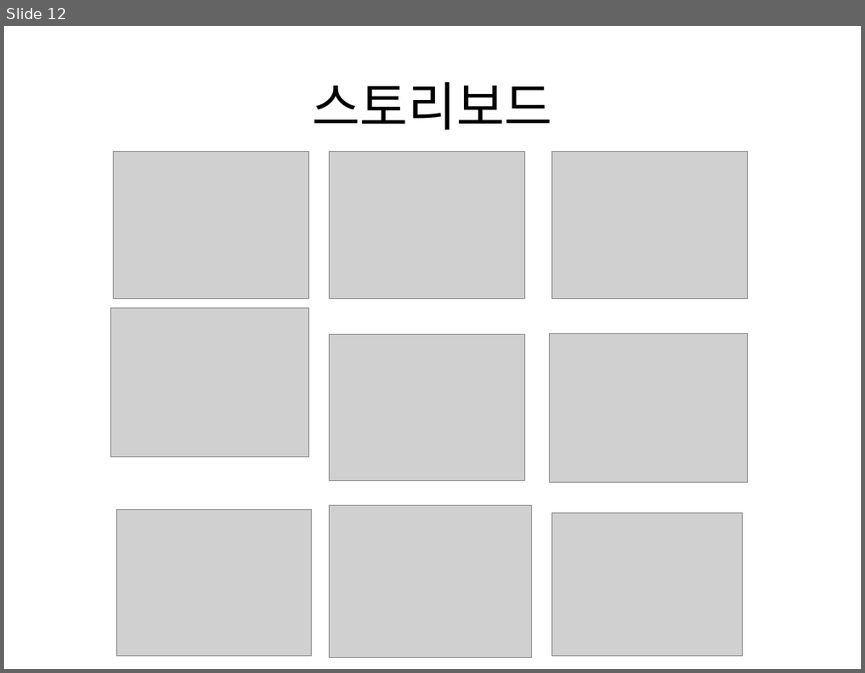
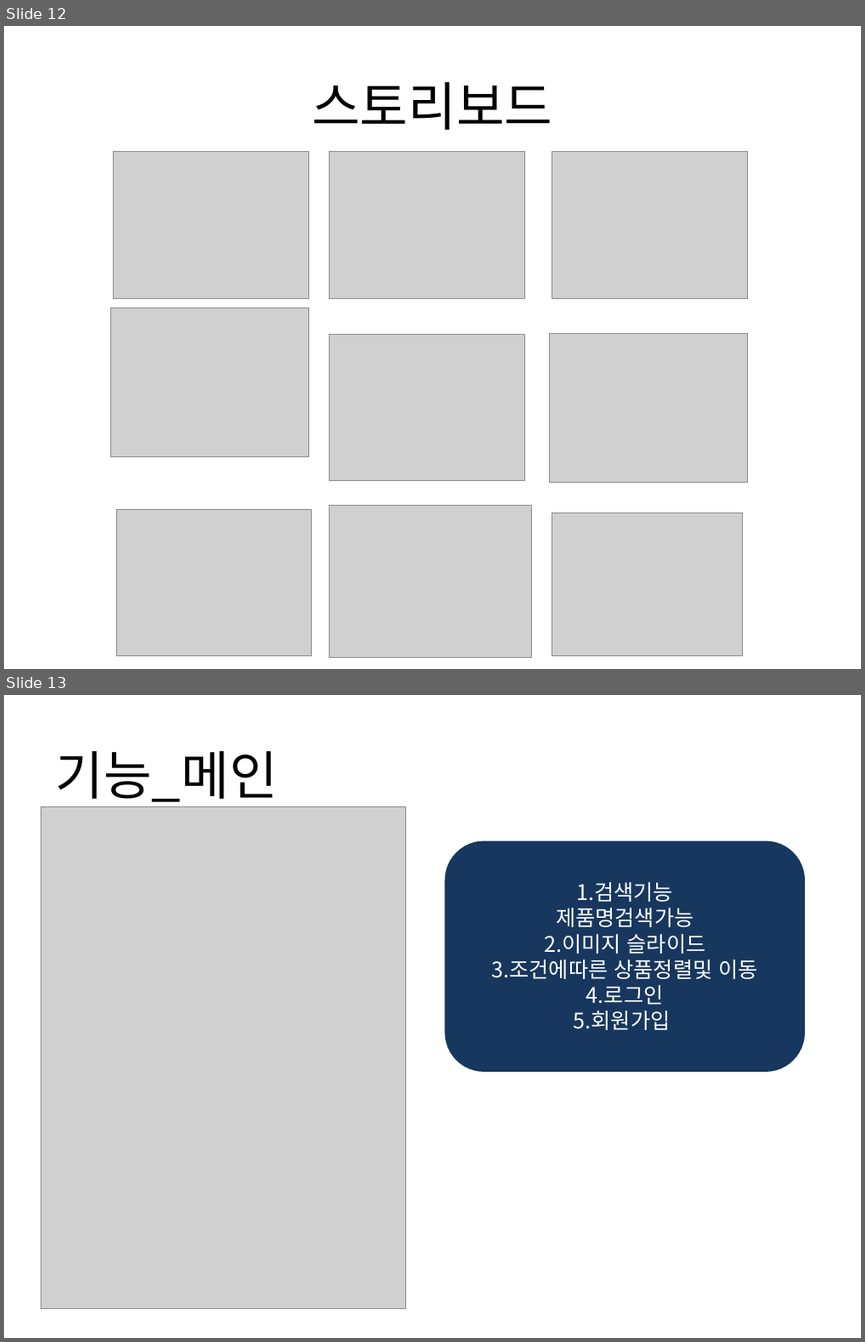
Before and after one commit to yeonjihyo/Leather, a slide deck: leather_last/JH Leather PPT.pptx. Shown one above the other, each under a label of ours: slide 12 before the commit, slides 12 and 13 after it. The pictures are 865x673 and 865x1342 pixels, drawn with LibreOffice and Linux fonts; fonts in the diff are those of the drawing; grey boxes stand for pictures. Boxes give left, top, right and bottom in pixels: in the first picture for what was removed or moved away, otherwise in the second. Text is boxed around its words. In the diff, an @@ line names an element or a change of style, - is before the commit and + after.

```diff
--- a/leather_last/JH Leather PPT.pptx
+++ b/leather_last/JH Leather PPT.pptx
@@ slide 13 added at (4,695,861,1338), background #FFFFFF @@
@@ title added at (55,751,277,808), 44 pt, text #000000 @@
+기능_메인
@@ picture added at (41,807,405,1309) @@
@@ rounded rectangle added at (446,842,803,1071), fill #17375E, outline #17375E 2 pt, 18 pt, text #FFFFFF @@
+1.검색기능
+제품명검색가능
+2.이미지 슬라이드
+3.조건에따른 상품정렬및 이동
+4.로그인
+5.회원가입
```
Also in this commit, not shown: 7 other slides added, 1 slide removed, 1 other file.
